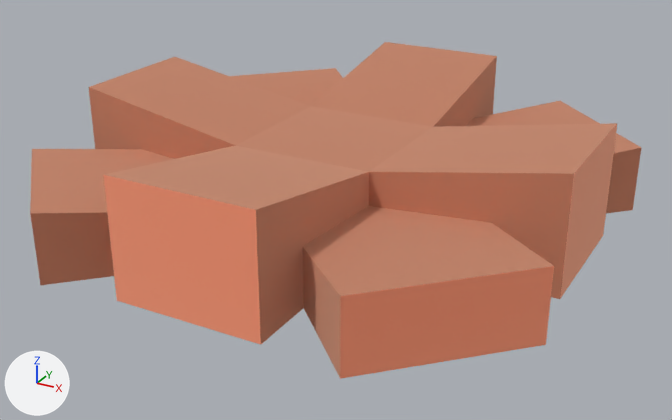
A saved change to the glTF model apps/client/public/env/kenney-nature-kit/campfire_logs.glb.
One viewpoint serves both versions: a camera (50 mm lens) standing at (0.232, -0.423, 0.162) and looking at (0.005, -0.01, -0.045). Arrows for +X, +Y and +Z are at lower left; the lights stay in place. The older version comes first.

In view in the first picture: 'campfire_logs'.
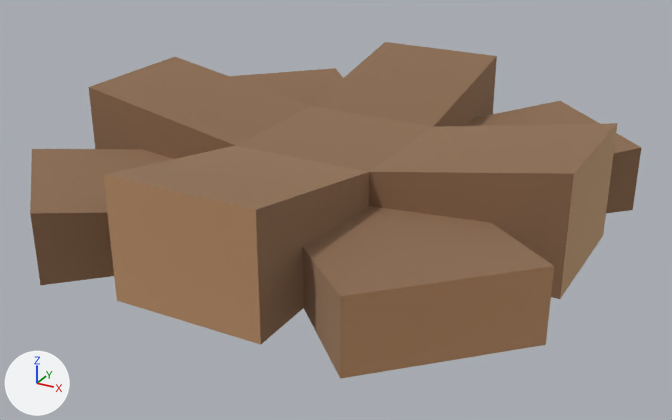
Where the newer file only moved an object's origin or applied its transform, the numbers keep the older frame.

Boxes [x1, y1, x2, y2] around the edits, measured in the pictures (672 x 420 px):
'campfire_logs', recoloured (darker)
    both: [30, 42, 641, 379]

What changed in the scene script:
```text
Change mat_wood:
    mat_wood.base_color: (1.0, 0.557, 0.384) -> (0.69, 0.478, 0.298)  # beige #ffc5a7 -> beige #d8b894
Change mat_wooddark:
    mat_wooddark.base_color: (0.769, 0.427, 0.294) -> (0.478, 0.318, 0.204)  # beige #e3af94 -> beige #b8997d
```
